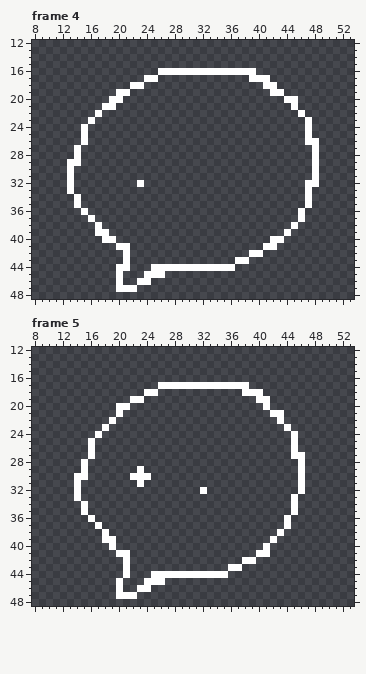
Pixel-art file: assets/new_assets/bubble-speech.aseprite. Above: the version before the commit.
64x64 pixels, 11 frames. Shown: frame 4: x 8..53, y 12..48; frame 5: x 8..53, y 12..48. The commit also changed other frames, which this record leaves out.
Now the later version:
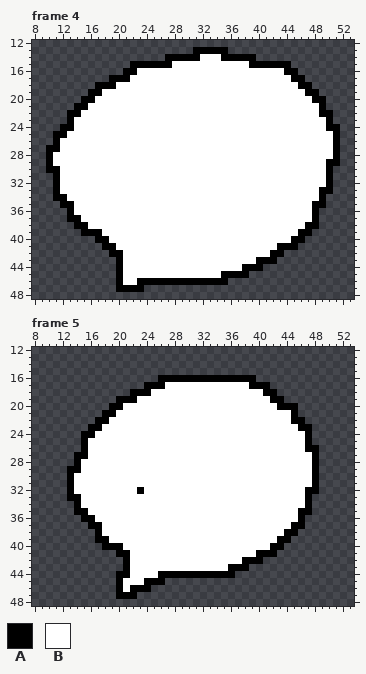
Palette (. is transparent): A #000000  B #ffffff
What changed:
layer "Layer" added
layer "Layer 2" removed
Changed rows in their new state; - is an unchanged pixel.
Frame 4, layer "Layer":
first column x 10:
13 ---------------------AAAAA----------------
14 -----------------AAAAABBBAAAAA------------
15 ------------AAAAAABBBBBBBBBBBAAAAAA-------
16 -----------AABBB--------------BBBBAA------
17 ---------AAABB--BBBBBBBBBBBBB---BBBAA-----
18 -------AAABB--BBBBBBBBBBBBBBBBB--BBBAA----
19 ------AABB--BBBBBBBBBBBBBBBBBBBB--BBBAA---
20 -----AABB--BBBBBBBBBBBBBBBBBBBBBBB--BBAA--
21 ----AABB--BBBBBBBBBBBBBBBBBBBBBBBBB-BBBA--
22 ---AABB-BBBBBBBBBBBBBBBBBBBBBBBBBBBB-BBAA-
23 ---ABB-BBBBBBBBBBBBBBBBBBBBBBBBBBBBBB-BBA-
24 --AAB-BBBBBBBBBBBBBBBBBBBBBBBBBBBBBBB-BBAA
25 -AABB-BBBBBBBBBBBBBBBBBBBBBBBBBBBBBBB-BBBA
26 -ABBB-BBBBBBBBBBBBBBBBBBBBBBBBBBBBBBB--BBA
27 AABB-BBBBBBBBBBBBBBBBBBBBBBBBBBBBBBBBB-BBA
28 ABBB-BBBBBBBBBBBBBBBBBBBBBBBBBBBBBBBBB-BBA
29 ABB--BBBBBBBBBBBBBBBBBBBBBBBBBBBBBBBBB-BAA
30 AAB-BBBBBBBBBBBBBBBBBBBBBBBBBBBBBBBBBB-BA-
31 -AB-BBBBBBBBBBBBBBBBBBBBBBBBBBBBBBBBBB-BA-
32 -AB-BBBBBBBBB-BBBBBBBBBBBBBBBBBBBBBBB--BA-
33 -AB-BBBBBBBBBBBBBBBBBBBBBBBBBBBBBBBBB-BAA-
34 -AAB-BBBBBBBBBBBBBBBBBBBBBBBBBBBBBBBB-BA--
35 --AA-BBBBBBBBBBBBBBBBBBBBBBBBBBBBBBBB-AA--
36 ---AB-BBBBBBBBBBBBBBBBBBBBBBBBBBBBBB-BA---
37 ---AAB-BBBBBBBBBBBBBBBBBBBBBBBBBBBBB-BA---
38 ----AAB-BBBBBBBBBBBBBBBBBBBBBBBBBBB-BAA---
39 -----AAA-BBBBBBBBBBBBBBBBBBBBBBBBB-BAA----
40 -------AA-BBBBBBBBBBBBBBBBBBBBBB--BAA-----
41 --------AA--BBBBBBBBBBBBBBBBBBB--AAA------
42 ---------AA-BBBBBBBBBBBBBBBBB--BAA--------
43 ----------A-BBBBBBBBBBBBBBB--BAAA---------
44 ----------A-BBB------------BAAA-----------
45 ----------ABBB---BBBBBBBBAAAA-------------
46 ----------ABBAAAAAAAAAAAAA----------------
47 ----------AAAA----------------------------
Frame 5, layer "Layer":
first column x 13:
16 -------------AAAAAAAAAAAAAA---------
17 -----------AAA------------AAA-------
18 ---------AAA-BBBBBBBBBBBB---AA------
19 -------AAA-BBBBBBBBBBBBBBBB--AA-----
20 ------AA-BBBBBBBBBBBBBBBBBBB-BAAA---
21 -----AA-BBBBBBBBBBBBBBBBBBBBB--BA---
22 ----AA-BBBBBBBBBBBBBBBBBBBBBBB-BAA--
23 ---AA-BBBBBBBBBBBBBBBBBBBBBBBBB-BAA-
24 --AA-BBBBBBBBBBBBBBBBBBBBBBBBBBB-BA-
25 --A-BBBBBBBBBBBBBBBBBBBBBBBBBBBB-BA-
26 --A-BBBBBBBBBBBBBBBBBBBBBBBBBBBB-BAA
27 -AA-BBBBBBBBBBBBBBBBBBBBBBBBBBBB--BA
28 -A-BBBBBBBBBBBBBBBBBBBBBBBBBBBBBB-BA
29 AA-BBBBBBB-BBBBBBBBBBBBBBBBBBBBBB-BA
30 A--BBBBBB---BBBBBBBBBBBBBBBBBBBBB-BA
31 A-BBBBBBBB-BBBBBBBBBBBBBBBBBBBBBB-BA
32 A-BBBBBBBBABBBBBBBB-BBBBBBBBBBBBB-AA
33 AABBBBBBBBBBBBBBBBBBBBBBBBBBBBBB-BA-
34 -A-BBBBBBBBBBBBBBBBBBBBBBBBBBBBB-BA-
35 -AABBBBBBBBBBBBBBBBBBBBBBBBBBBBB-AA-
36 --AABBBBBBBBBBBBBBBBBBBBBBBBBBB-BA--
37 ---AABBBBBBBBBBBBBBBBBBBBBBBBBB-AA--
38 ----A-BBBBBBBBBBBBBBBBBBBBBBBB-AA---
39 ----AA-BBBBBBBBBBBBBBBBBBBBBB-AA----
40 -----AAABBBBBBBBBBBBBBBBBBBB-AA-----
41 -------AABBBBBBBBBBBBBBBBBBAAA------
42 --------ABBBBBBBBBBBBBBBBAAA--------
43 --------ABBBBBBBBBBBBBBAAA----------
44 -------AABBB-AAAAAAAAAAA------------
45 -------ABBBAAA----------------------
46 -------ABAAA------------------------
47 -------AAA--------------------------
Changed places in both pictures, as pixel boxes (x1, y1, x2, y2):
changed: (46, 47, 340, 292)
changed: (67, 375, 319, 599)
